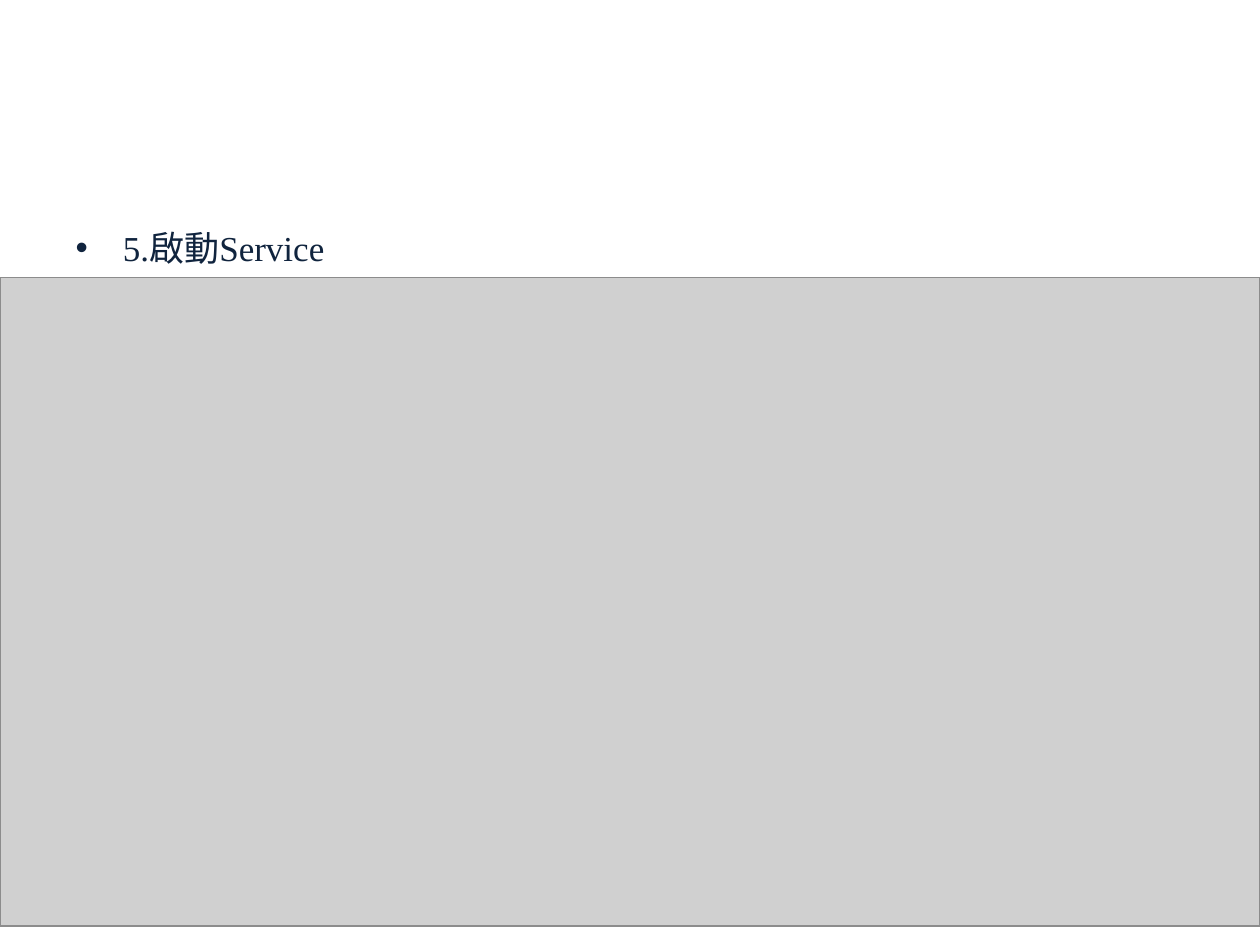
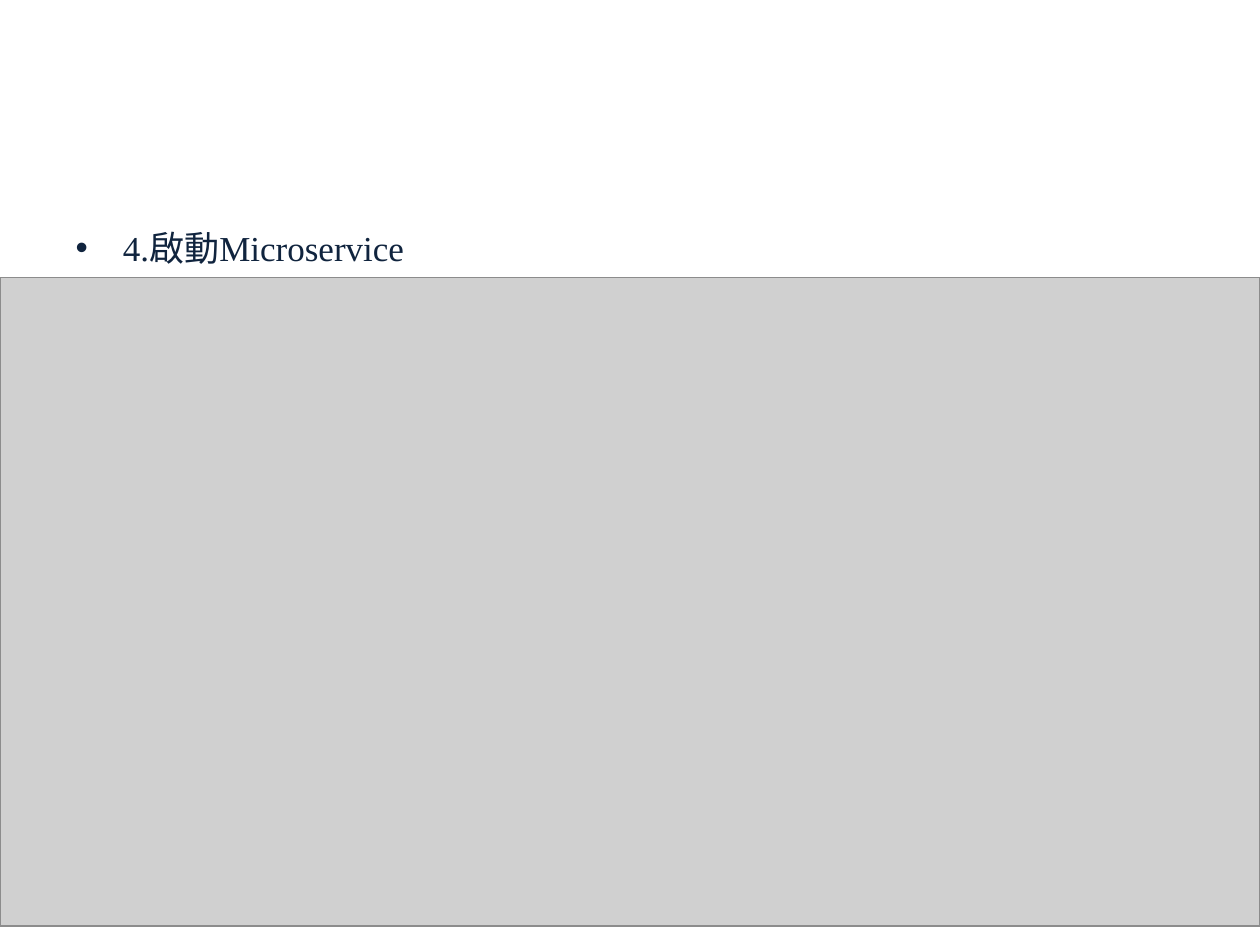
Before and after one commit to john78530/thesis, a slide deck: slide 18 of Oral.pptx. Drawn at 1260x945 pixels with LibreOffice and Linux fonts; fonts in the diff are those of the drawing; grey boxes stand for pictures; background and template pictures are left out. Boxes give left, top, right and bottom in pixels: in the first picture for what was removed or moved away, otherwise in the second. Text is boxed around its words. In the diff, an @@ line names an element or a change of style, - is before the commit and + after.

```diff
--- a/Oral.pptx
+++ b/Oral.pptx
@@ text at (123,234,404,264): text changed @@
-• 5.啟動Service
+• 4.啟動Microservice
```
Also in this commit, not shown: 11 other slides changed, 10 slides added, 12 slides removed, 1 other file.
